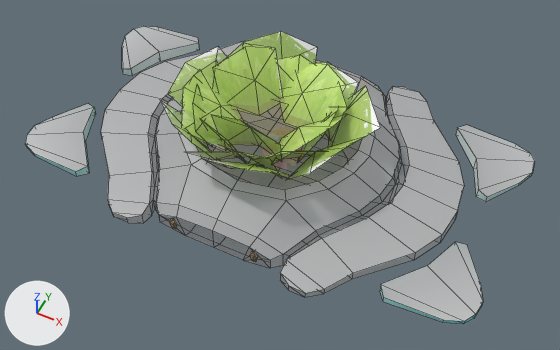
Before and after pictures for a commit that changed the FBX model Assets/HelloPico2/Data/Model/Prop/Prop_GardenFlowerAnim.fbx.
One viewpoint serves both versions: a 50 mm lens placed at (0.499, -0.983, 1.174), pointed at (0.029, -0.043, -0.001). Every picture has the same lights, and +X, +Y and +Z are marked at lower left. Mesh edges are drawn as thin lines on the coarser meshes. Where no turn or scale is listed for an object, it has been applied to the vertices.

In view in the first picture: 'CharFishGroupRigRef_FlowerGroupMesh', 'CharFishGroupRigRef_GardenDiscMesh', 'CharFishGroupRigRef_GardenRockMesh', 'CharFishGroupRigRef_GardenWingMesh'.
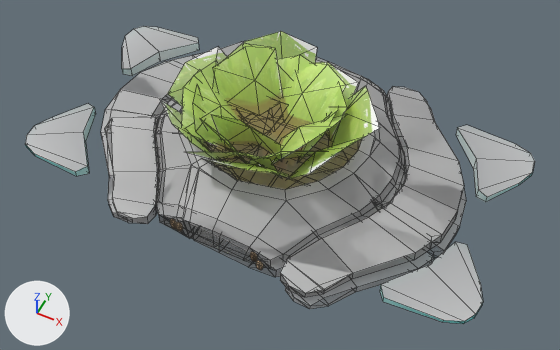
Location of each change, (x1, y1, x2, y2) in pixels of the pictures (560 x 350 px):
'CharFishGroupRigRef_GardenDiscDamagedMesh', added: after (111, 57, 466, 305)
'CharFishGroupRigRef_GardenDiscCrackedMesh', added: after (129, 43, 463, 284)

Edits to the bpy script that builds the scene:
```text
Add me_charfishgrouprigref_gardendisccrackedmesh:
    me_charfishgrouprigref_gardendisccrackedmesh.from_pydata(...)  # 427 vertices, 459 faces; spans x -0.383..0.383, y -0.291..0.291, z -0.055..0.099
    me_charfishgrouprigref_gardendisccrackedmesh.materials.append(mat_charfishgrouprigref_gardenflowermat)
Add me_charfishgrouprigref_gardendiscdamagedmesh:
    me_charfishgrouprigref_gardendiscdamagedmesh.from_pydata(...)  # 456 vertices, 494 faces; spans x -0.373..0.395, y -0.292..0.306, z -0.101..0.114
    me_charfishgrouprigref_gardendiscdamagedmesh.materials.append(mat_charfishgrouprigref_gardenflowermat)
Add ob_charfishgrouprigref_gardendisccrackedmesh:
    ob_charfishgrouprigref_gardendisccrackedmesh = bpy.data.objects.new('CharFishGroupRigRef_GardenDiscCrackedMesh', me_charfishgrouprigref_gardendisccrackedmesh)
    ob_charfishgrouprigref_gardendisccrackedmesh.location = (0.0, 0.0, 0.0)
Add ob_charfishgrouprigref_gardendiscdamagedmesh:
    ob_charfishgrouprigref_gardendiscdamagedmesh = bpy.data.objects.new('CharFishGroupRigRef_GardenDiscDamagedMesh', me_charfishgrouprigref_gardendiscdamagedmesh)
    ob_charfishgrouprigref_gardendiscdamagedmesh.location = (0.0, 0.0, 0.0)
```
